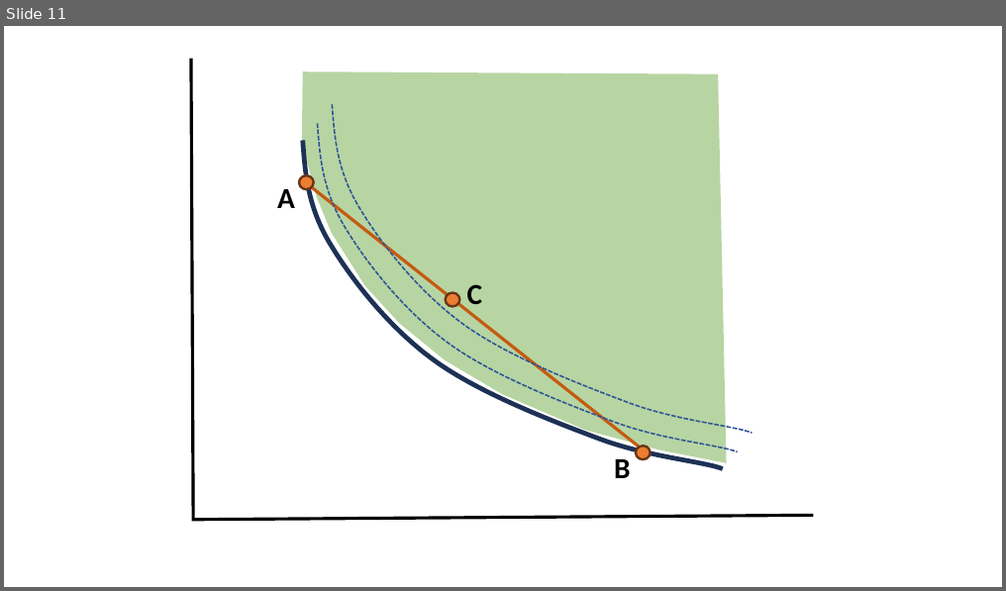
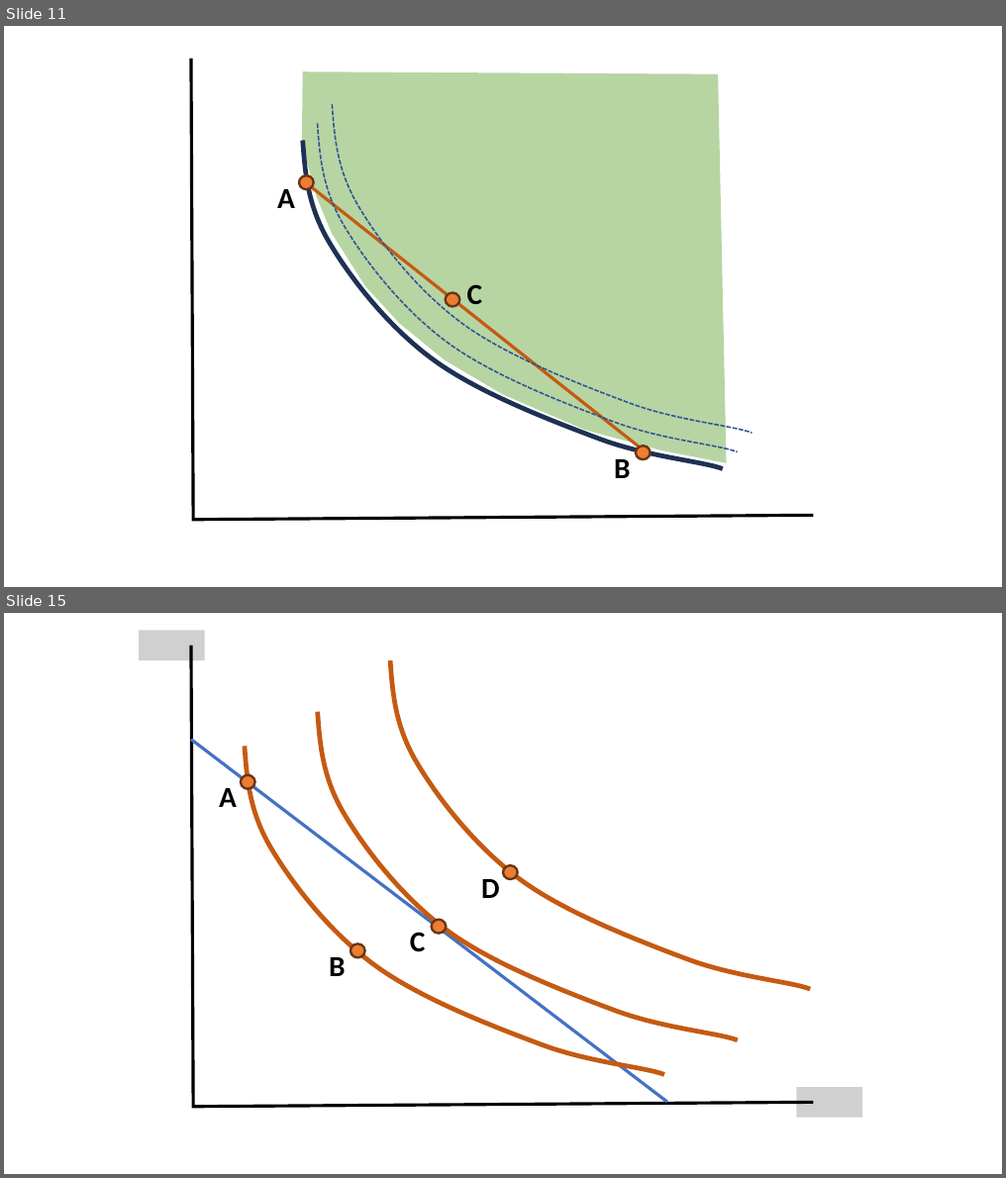
Before and after one commit to jrojas1003/EC-311, a slide deck: Slides/graph-maker.pptx. Shown one above the other, each under a label of ours: slide 11 before the commit, slides 11 and 15 after it; the slides between them are not shown. The pictures are 1006x591 and 1006x1178 pixels, drawn with LibreOffice and Linux fonts; fonts in the diff are those of the drawing; grey boxes stand for pictures. Boxes give left, top, right and bottom in pixels: in the first picture for what was removed or moved away, otherwise in the second. Text is boxed around its words. In the diff, an @@ line names an element or a change of style, - is before the commit and + after.

```diff
--- a/Slides/graph-maker.pptx
+++ b/Slides/graph-maker.pptx
@@ slide 15 added at [4, 613, 1002, 1174], background #FFFFFF @@
@@ picture added at [139, 630, 205, 661] @@
@@ freeform shape added at [191, 646, 813, 1107], outline #000000 3 pt @@
@@ freeform shape added at [350, 661, 850, 990], outline #C55A11 4.5 pt @@
@@ freeform shape added at [278, 711, 777, 1041], outline #C55A11 4.5 pt @@
@@ line added from (191, 740) to (667, 1102), #4472C4 3 pt @@
@@ freeform shape added at [205, 746, 704, 1075], outline #C55A11 4.5 pt @@
@@ text added at [219, 788, 237, 807], 28 pt, text #000000, bold @@
+A
@@ ellipse added at [241, 775, 254, 789], fill #ED7D31, outline #683715 2.25 pt @@
@@ text added at [481, 879, 500, 898], 28 pt, text #000000, bold @@
+D
@@ ellipse added at [503, 865, 518, 878], fill #ED7D31, outline #683715 2.25 pt @@
@@ text added at [410, 932, 426, 953], 28 pt, text #000000, bold @@
+C
@@ ellipse added at [432, 920, 446, 934], fill #ED7D31, outline #683715 2.25 pt @@
@@ text added at [329, 958, 345, 976], 28 pt, text #000000, bold @@
+B
@@ ellipse added at [350, 944, 364, 958], fill #ED7D31, outline #683715 2.25 pt @@
@@ picture added at [797, 1087, 862, 1118] @@
```
Also in this commit, not shown: 3 other slides added.
